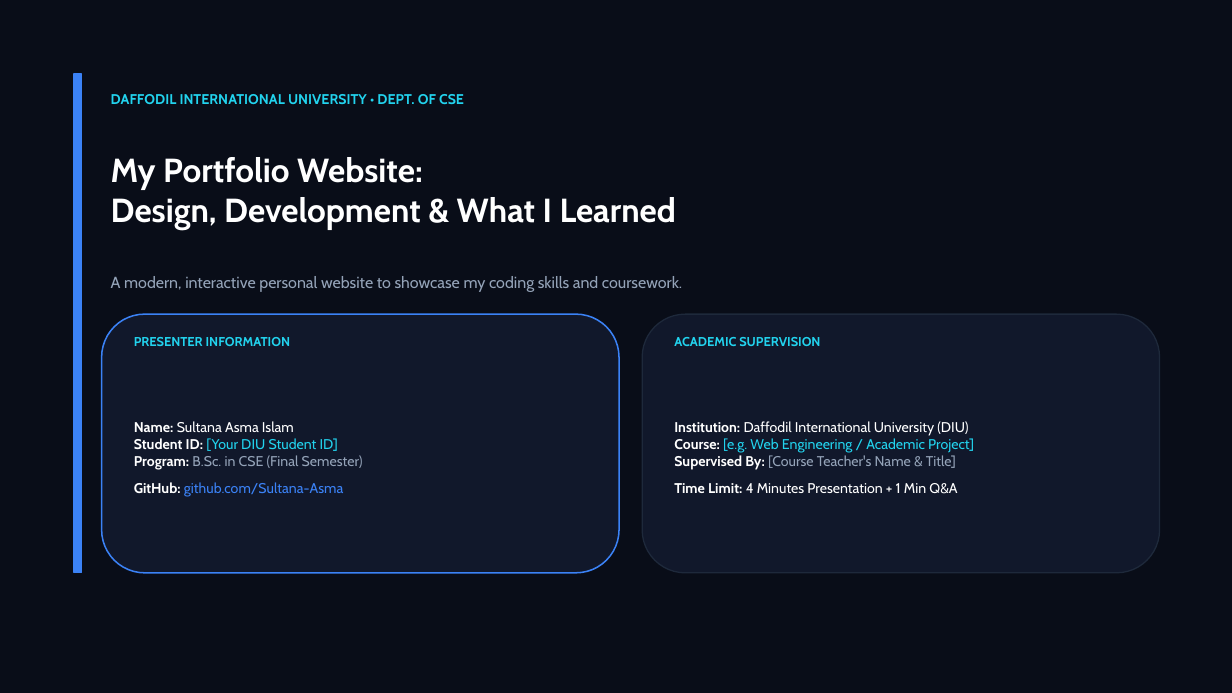
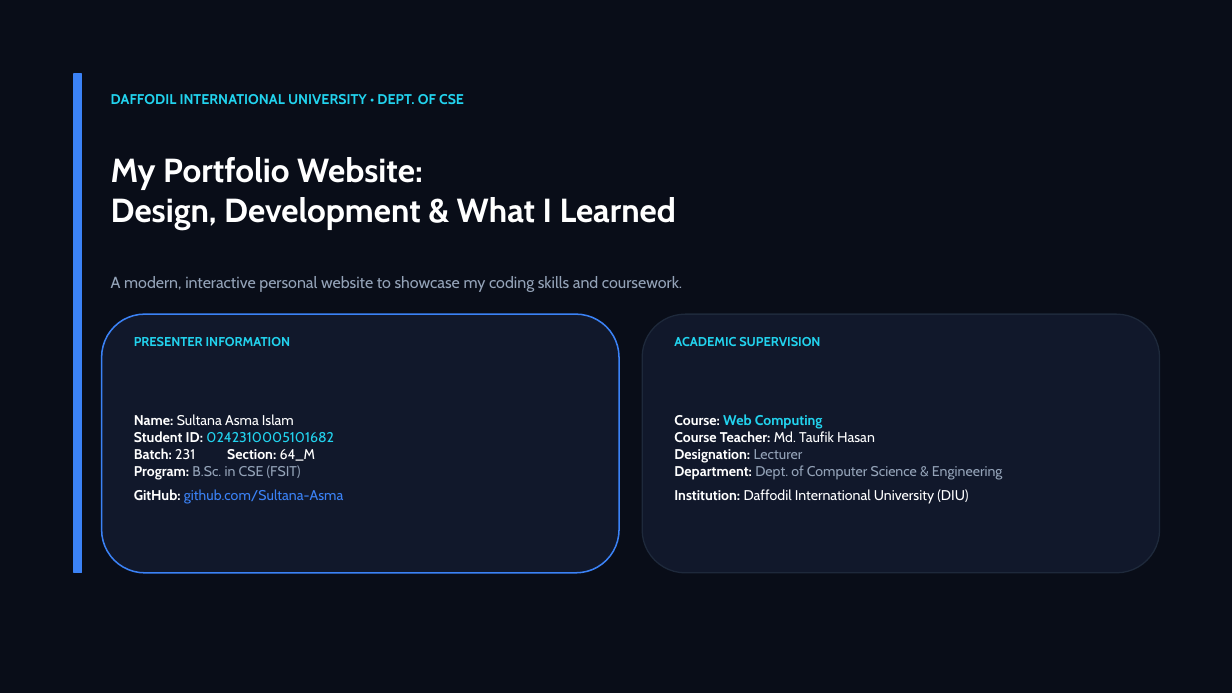
Before and after one commit to Sultana-Asma/sultana-portfolio, a slide deck: slide 1 of My_Portfolio_Presentation_Sultana.pptx. Drawn at 1232x693 pixels with LibreOffice and Linux fonts; fonts in the diff are those of the drawing. Boxes give left, top, right and bottom in pixels: in the first picture for what was removed or moved away, otherwise in the second. Text is boxed around its words. In the diff, an @@ line names an element or a change of style, - is before the commit and + after.

Commit message:
Update Title Slide with batch/section, add visual Sitemap diagram, and embed actual website screenshots in output slide

```diff
--- a/My_Portfolio_Presentation_Sultana.pptx
+++ b/My_Portfolio_Presentation_Sultana.pptx
@@ text at bbox=[134, 414, 343, 504]: text changed @@
-Name: Sultana Asma Islam
-Student ID: [Your DIU Student ID]
-Program: B.Sc. in CSE (Final Semester)
-GitHub: github.com/Sultana-Asma
+Name: Sultana Asma Islam
+Student ID: 0242310005101682
+Batch: 231 Section: 64_M
+Program: B.Sc. in CSE (FSIT)
+GitHub: github.com/Sultana-Asma
@@ text at bbox=[674, 414, 1003, 504]: text changed @@
-Institution: Daffodil International University (DIU)
-Course: [e.g. Web Engineering / Academic Project]
-Supervised By: [Course Teacher's Name & Title]
-Time Limit: 4 Minutes Presentation + 1 Min Q&A
+Course: Web Computing
+Course Teacher: Md. Taufik Hasan
+Designation: Lecturer
+Department: Dept. of Computer Science & Engineering
+Institution: Daffodil International University (DIU)
```
Also in this commit, not shown: 1 other slide changed, 1 slide added, 1 slide removed, 8 other files.
